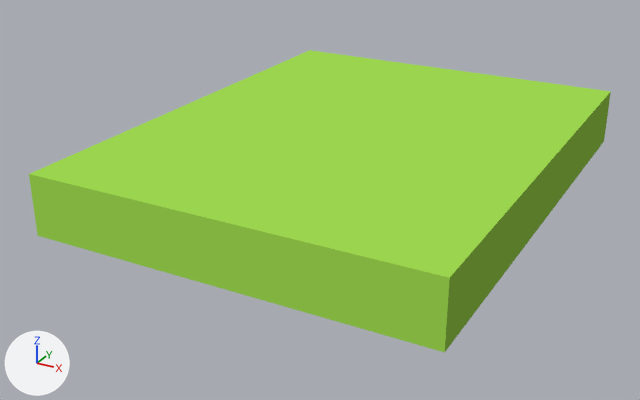
The glTF model data/tileset/b11.glb as it was, and as the next commit left it.
Rendered twice from a camera (50 mm lens) standing at (156.3, -297.1, 81.0) and looking at (64.9, -131.0, -2.1). The lights are fixed; the arrows at lower left show +X, +Y and +Z. The older version comes first. Vertices at exactly the same position are counted once.

The first picture shows 'shell'.
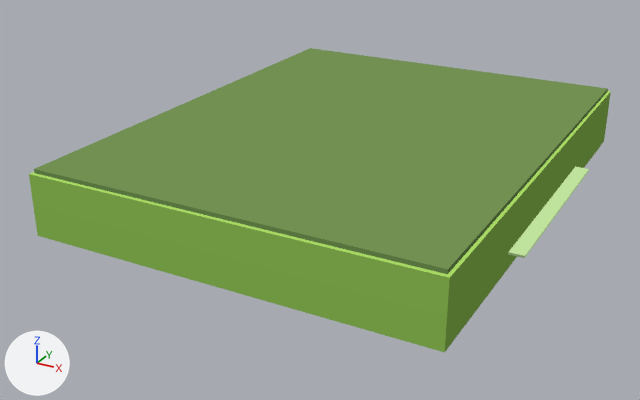
The change in detail:
me_mesh_0 is used by ob_shell; location (0.0, 0.0, 0.0).
me_mesh_0 had 8 vertices, 10 faces and spanned x 25.0..115.0, y -180.0..-65.0, z 0.2..14.0.
me_mesh_0 now has 28 vertices, 38 faces and spans x 25.0..118.2, y -180.0..-65.0, z 0.2..14.9.
me_mesh_0 part 1: the loose piece of 8 vertices spanning x 25.0..115.0, y -180.0..-65.0, z 0.2..14.0 is copied, and the copy is scaled about its middle by (0.985, 0.985, 0.0688), then moved by (0.0, 0.0, 7.3); it spans x 25.7..114.3, y -179.1..-65.9, z 13.9..14.9.
Part 2, on me_mesh_0:
8 faces are deleted.
12 vertices are added at x 25.0..118.2, y -180.0..-65.0, z 3.6..7.1.
26 new faces join them.
me_mesh_0 part 3: 2 kept faces spanning x 25.0..115.0, y -180.0..-65.0, z 14.0 get new vertex colours; the middle colour goes from green #9bd44e to green #a8d964.

Where the change shows, as pixel boxes [x1, y1, x2, y2] in the pictures (640 x 400 px):
'shell', reshaped: before [29, 50, 611, 352]; after [29, 48, 611, 352]
part 1 of me_mesh_0, added (green): after [34, 48, 608, 274]
part 2 of me_mesh_0, built on: [29, 92, 611, 352] in both
part 3 of me_mesh_0, recoloured: before [30, 50, 611, 278]; after [30, 91, 611, 278]
